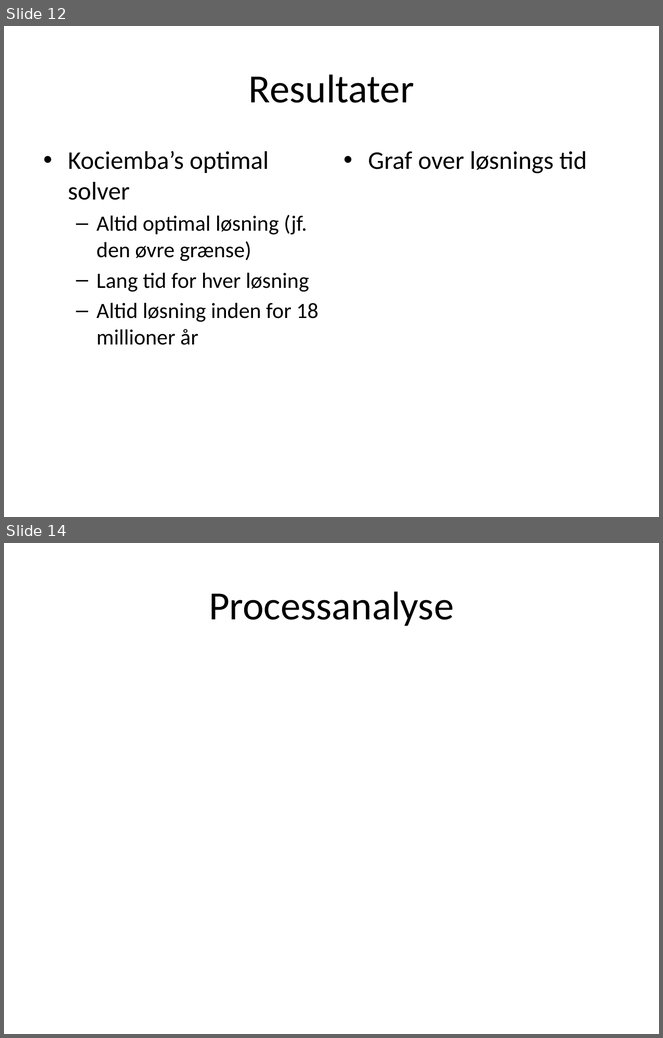
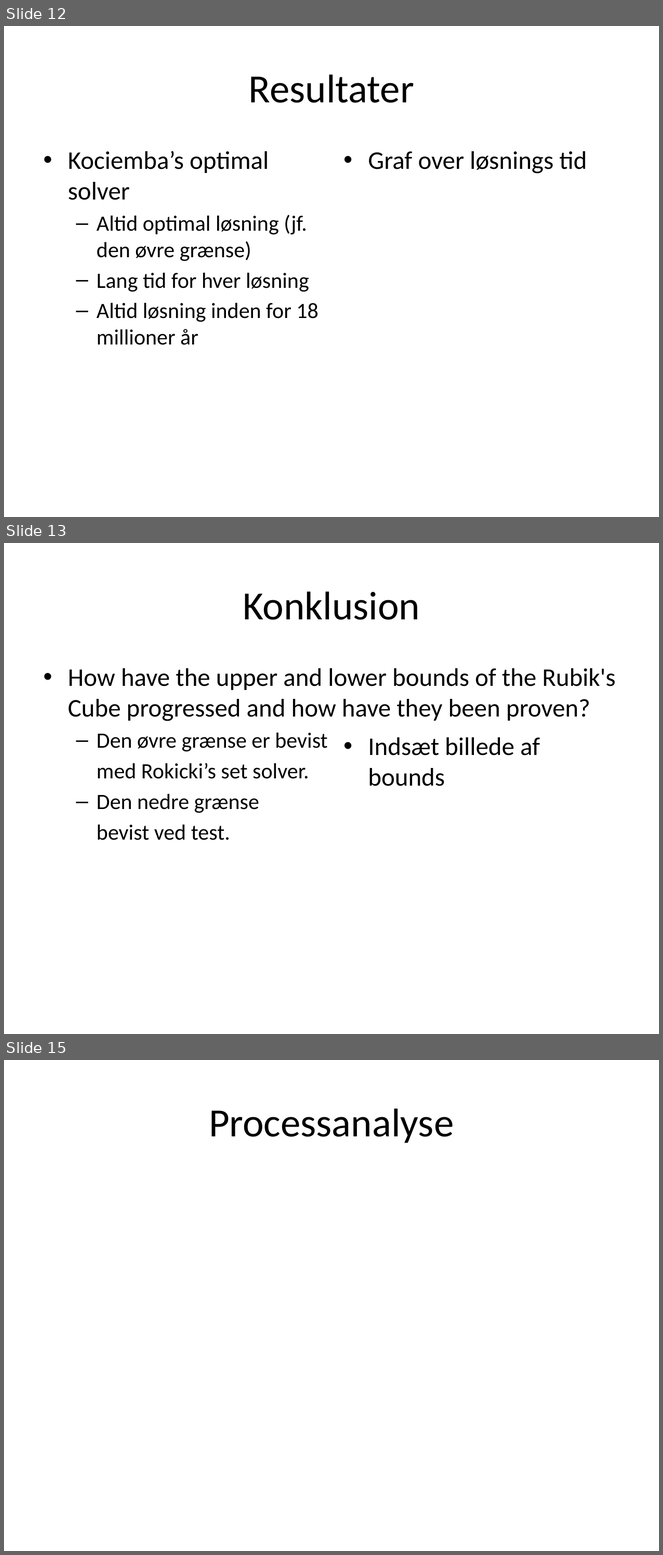
Before and after one commit to rasmusprentow/a215, a slide deck: Fremlæggelse/Rubik’s Cube.pptx. Shown one above the other, each under a label of ours: slides 12 and 14 before the commit, slides 12, 13 and 15 after it; the slides between them are not shown. The pictures are 663x1038 and 663x1555 pixels, drawn with LibreOffice and Linux fonts; fonts in the diff are those of the drawing. Boxes give left, top, right and bottom in pixels: in the first picture for what was removed or moved away, otherwise in the second. Text is boxed around its words. In the diff, an @@ line names an element or a change of style, - is before the commit and + after.

```diff
--- a/Fremlæggelse/Rubik’s Cube.pptx
+++ b/Fremlæggelse/Rubik’s Cube.pptx
@@ slide 13 added at box(4, 543, 659, 1034), background #FFFFFF @@
@@ title added at box(243, 591, 420, 620), 44 pt, text #000000 @@
+Konklusion
@@ text added at box(68, 668, 616, 840), 28 pt, text #000000 @@
+• How have the upper and lower bounds of the Rubik's Cube progressed and how have they been proven?
+  – Den øvre grænse er bevist
+  med Rokicki’s set solver.
+  – Den nedre grænse
+  bevist ved test.
@@ text added at box(368, 737, 540, 786), 28 pt, text #000000 @@
+• Indsæt billede af bounds
@@ what was slide 14 is now slide 15 @@
```
Also in this commit, not shown: 4 slides changed, 1 other slide added, 1 slide removed.
